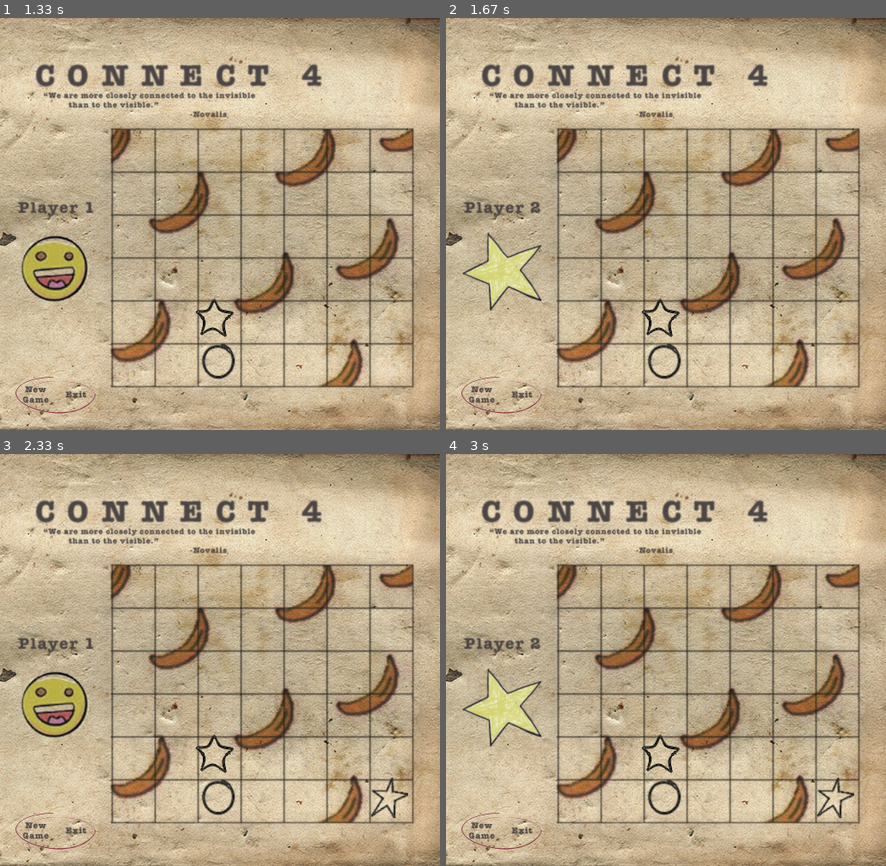
Above: before the commit, frames 1-4 (two rows, left to right).
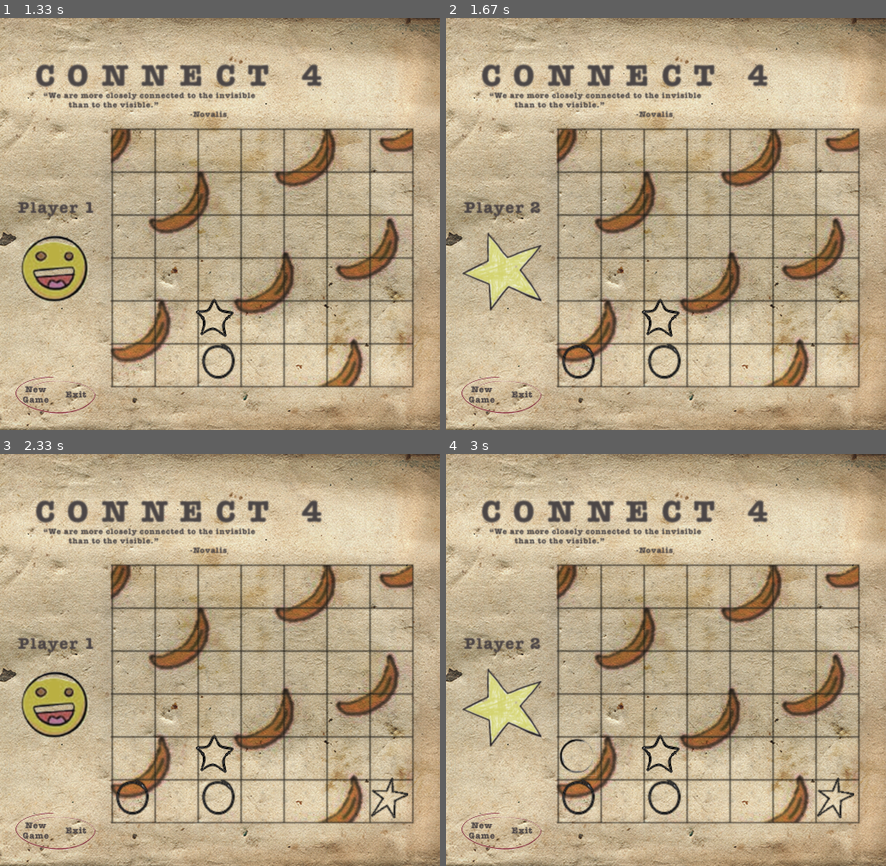
Above: after the commit, the same moments.

Repository: blancazhq/pygame_connect_4
Game: pygame game, started from pygame_connect_4.py
Same seed, same stepped clock (60 frames per second), same inputs: the game is played once before the commit and once after it. The source is Python 2; it was converted automatically to run under Python 3.
Inputs (mouse positions are in pixels of both pictures, inside the frame that each line leads up to):
- Up to frame 1 (1.33 s): click (220, 224) at 0.4 s; click (224, 248) at 0.83 s
- Up to frame 2 (1.67 s): click (573, 252) at 1.33 s
- Up to frame 3 (2.33 s): click (382, 804) at 1.88 s; move the mouse to (114, 577) at 2.23 s
- Up to frame 4 (3 s): click (560, 577) at 2.47 s; move the mouse to (644, 767) at 2.83 s

Frame 1 is identical in both runs. In frame 2, 0.2% of the frame differs, in the area x 26-34%, y 79-88%; in frame 3, 0.2%; in frame 4, 0.3%, in the area x 25-35%, y 68-88%.

Commit message:
modified and added sounds

Diff:
--- a/pygame_connect_4.py
+++ b/pygame_connect_4.py
@@ -38,10 +38,11 @@
     def move(self, screen, game_record, row_counter, location_record, background_image):
         #the first index is the column, the second index is the current row.
         screen.blit(background_image, (0,0))
-        if self.input in range(1, 8):
-            circle = Circle(self.image,screen)
-            game_record[self.input][row_counter[self.input]] = circle
-            row_counter[self.input] +=1
+        circle = Circle(self.image,screen)
+        game_record[self.input][row_counter[self.input]] = circle
+        row_counter[self.input] +=1
+        sound = pygame.mixer.Sound('sounds/brush.wav')
+        sound.play()
         for i in range(7):
             for j in range(6):
                 screen.blit(game_record[i][j].image, location_record[i][j])
@@ -57,10 +58,11 @@
     def move(self, screen, game_record, row_counter, location_record, background_image):
         #the first index is the column, the second index is the current row.
         screen.blit(background_image, (0,0))
-        if self.input in range(1, 8):
-            star = Star(self.image,screen)
-            game_record[self.input][row_counter[self.input]] = star
-            row_counter[self.input] +=1
+        star = Star(self.image,screen)
+        game_record[self.input][row_counter[self.input]] = star
+        row_counter[self.input] +=1
+        sound = pygame.mixer.Sound('sounds/brush.wav')
+        sound.play()
         for i in range(7):
             for j in range(6):
                 screen.blit(game_record[i][j].image, location_record[i][j])
@@ -150,7 +152,6 @@
     play_again_handler = True
     # control the game running status, in order to break out nested loops
     runner = True
-    stop_game = False
     quit_game = False
     end_condition = ''
     game_music.play(-1)
@@ -173,7 +174,6 @@
     pygame.display.update()
 
     while not quit_game:
-
 
         while click == False and win_check == False and play_again == False:
             for event in pygame.event.get():
@@ -212,7 +212,7 @@
                 if play_again == True:
                     break
 
-            if play_again == True:
+            if play_again == True or quit_game == True:
                 break
 
 
Not shown, added: sounds/brush.wav
Not shown, added: sounds/music.wav
